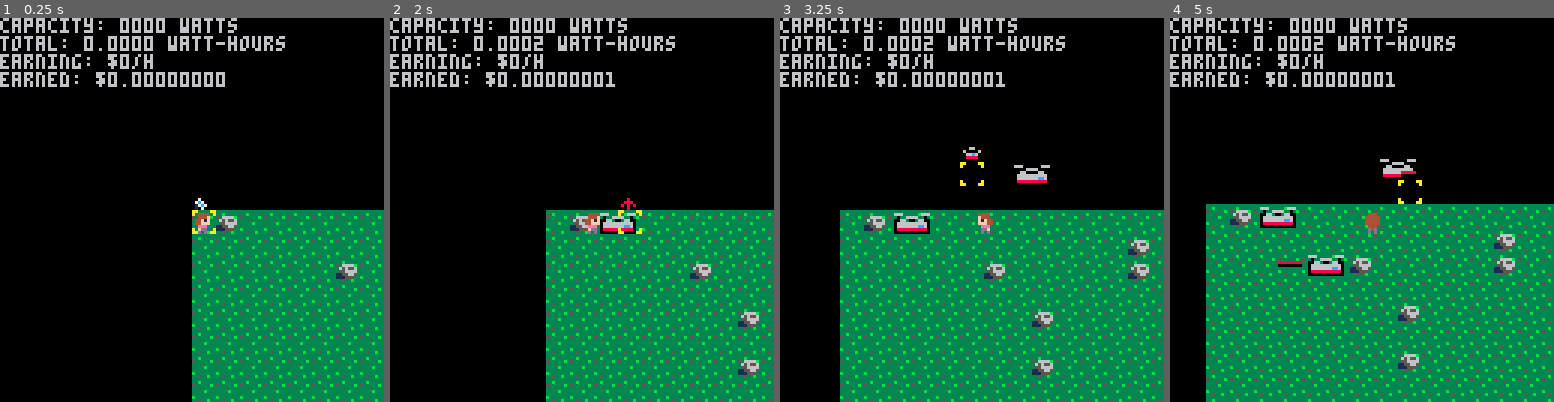
Above: before the commit, frames 1-4 (left to right).
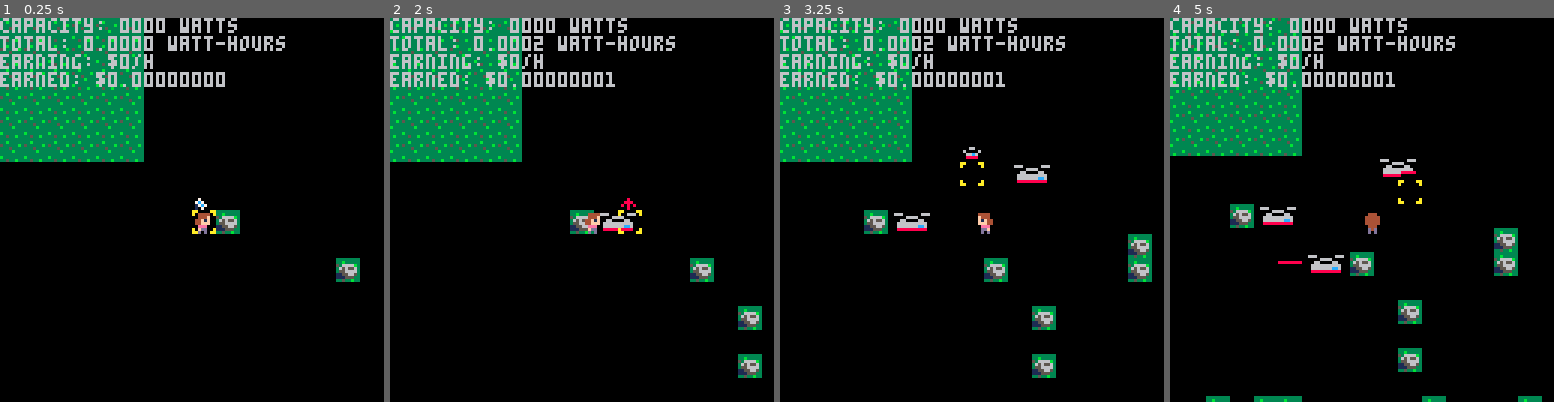
Above: after the commit, the same moments.

Repository: sargon2/pico8
Game: PICO-8 cartridge mine/solar_sally/solar_sally.p8
Same seed, same stepped clock (60 frames per second), same inputs: the game is played once before the commit and once after it.
Inputs:
- Up to frame 1 (0.25 s): no input
- Up to frame 2 (2 s): tap X (X key) at 0.33, 1.07, 1.85 s; tap O (Z key) at 0.7, 1.7 s; hold Right from 1.6 s (still down)
- Up to frame 3 (3.25 s): release Right at 2.1 s; tap O (Z key) at 2.1, 2.5, 2.9 s; hold Up 2.15-2.42 s; hold Right 2.47-3.03 s; tap X (X key) at 2.97 s; hold Left from 3.08 s (still down)
- Up to frame 4 (5 s): tap O (Z key) every 0.4 s from 3.3 to 4.9 s; release Left at 3.58 s; hold Down 3.63-3.97 s; hold Right 4.02-4.68 s; tap X (X key) at 4.08 s; hold Up from 4.73 s (still down)

The runs differ from the first frame. In frame 1, 36% of the frame differs, in the area x 0-100%, y 0-100%; in frame 2, 38%; in frame 3, 50%; in frame 4, 53%.

Commit message:
Start adding circuit logic, and make the grass infinite

Diff:
--- a/mine/solar_sally/solar_sally.p8
+++ b/mine/solar_sally/solar_sally.p8
@@ -4,6 +4,7 @@
 #include ../floating_point.lua
 #include ../lua_extensions.lua
 #include ../vector_utils.lua
+#include types/BooleanGrid.lua
 #include indexes/Sprites.lua
 #include indexes/ZValues.lua
 #include components/Entities.lua
@@ -14,6 +15,7 @@
 #include systems/Drawable.lua
 #include systems/Map.lua
 #include systems/PanelCalculator.lua
+#include systems/Circuits.lua
 #include entities/Character.lua
 #include entities/Panels.lua
 #include entities/Rocks.lua
@@ -53,76 +55,13 @@
 
 
 
-…(37 lines of a section not shown)…
 __gff__
 0000000000000000000000000000000000000101010000000000000000000000000000000100000000000000000000000001010101000000000000000000000000000000000000000000000000000000000000000000000000000000000000000000000000000000000000000000000000000000000000000000000000000000
 0000000000000000000000000000000000000000000000000000000000000000000000000000000000000000000000000000000000000000000000000000000000000000000000000000000000000000000000000000000000000000000000000000000000000000000000000000000000000000000000000000000000000000
 __map__
-1010101010101010101010101010101010101010101010101010101010101010101010101010101000000000000000000000000000000000000000000000000000000000000000000000000000000000000000000000000000000000000000000000000000000000000000000000000000000000000000000000000000000000
-1010101010101010101010101010101010101010101010101010101010101010101010101010101000000000000000000000000000000000000000000000000000000000000000000000000000000000000000000000000000000000000000000000000000000000000000000000000000000000000000000000000000000000
-1010101010101010101010101010101010101010101010101010101010101010101010101010101000000000000000000000000000000000000000000000000000000000000000000000000000000000000000000000000000000000000000000000000000000000000000000000000000000000000000000000000000000000
-1010101010101010101010101010101010101010101010101010101010101010101010101010101000000000000000000000000000000000000000000000000000000000000000000000000000000000000000000000000000000000000000000000000000000000000000000000000000000000000000000000000000000000
-1010101010101010101010101010101010101010101010101010101010101010101010101010101000000000000000000000000000000000000000000000000000000000000000000000000000000000000000000000000000000000000000000000000000000000000000000000000000000000000000000000000000000000
-1010101010101010101010101010101010101010101010101010101010101010101010101010101000000000000000000000000000000000000000000000000000000000000000000000000000000000000000000000000000000000000000000000000000000000000000000000000000000000000000000000000000000000
-1010101010101010101010101010101010101010101010101010101010101010101010101010101000000000000000000000000000000000000000000000000000000000000000000000000000000000000000000000000000000000000000000000000000000000000000000000000000000000000000000000000000000000
-1010101010101010101010101010101010101010101010101010101010101010101010101010101000000000000000000000000000000000000000000000000000000000000000000000000000000000000000000000000000000000000000000000000000000000000000000000000000000000000000000000000000000000
-1010101010101010101010101010101010101010101010101010101010101010101010101010101000000000000000000000000000000000000000000000000000000000000000000000000000000000000000000000000000000000000000000000000000000000000000000000000000000000000000000000000000000000
-1010101010101010101010101010101010101010101010101010101010101010101010101010101000000000000000000000000000000000000000000000000000000000000000000000000000000000000000000000000000000000000000000000000000000000000000000000000000000000000000000000000000000000
-1010101010101010101010101010101010101010101010101010101010101010101010101010101000000000000000000000000000000000000000000000000000000000000000000000000000000000000000000000000000000000000000000000000000000000000000000000000000000000000000000000000000000000
-1010101010101010101010101010101010101010101010101010101010101010101010101010101000000000000000000000000000000000000000000000000000000000000000000000000000000000000000000000000000000000000000000000000000000000000000000000000000000000000000000000000000000000
-1010101010101010101010101010101010101010101010101010101010101010101010101010101000000000000000000000000000000000000000000000000000000000000000000000000000000000000000000000000000000000000000000000000000000000000000000000000000000000000000000000000000000000
-1010101010101010101010101010101010101010101010101010101010101010101010101010101000000000000000000000000000000000000000000000000000000000000000000000000000000000000000000000000000000000000000000000000000000000000000000000000000000000000000000000000000000000
-1010101010101010101010101010101010101010101010101010101010101010101010101010101000000000000000000000000000000000000000000000000000000000000000000000000000000000000000000000000000000000000000000000000000000000000000000000000000000000000000000000000000000000
-1010101010101010101010101010101010101010101010101010101010101010101010101010101000000000000000000000000000000000000000000000000000000000000000000000000000000000000000000000000000000000000000000000000000000000000000000000000000000000000000000000000000000000
-1010101010101010101010101010101010101010101010101010101010101010101010101010101000000000000000000000000000000000000000000000000000000000000000000000000000000000000000000000000000000000000000000000000000000000000000000000000000000000000000000000000000000000
-1010101010101010101010101010101010101010101010101010101010101010101010101010101000000000000000000000000000000000000000000000000000000000000000000000000000000000000000000000000000000000000000000000000000000000000000000000000000000000000000000000000000000000
-1010101010101010101010101010101010101010101010101010101010101010101010101010101000000000000000000000000000000000000000000000000000000000000000000000000000000000000000000000000000000000000000000000000000000000000000000000000000000000000000000000000000000000
-1010101010101010101010101010101010101010101010101010101010101010101010101010101000000000000000000000000000000000000000000000000000000000000000000000000000000000000000000000000000000000000000000000000000000000000000000000000000000000000000000000000000000000
-1010101010101010101010101010101010101010101010101010101010101010101010101010101000000000000000000000000000000000000000000000000000000000000000000000000000000000000000000000000000000000000000000000000000000000000000000000000000000000000000000000000000000000
-1010101010101010101010101010101010101010101010101010101010101010101010101010101000000000000000000000000000000000000000000000000000000000000000000000000000000000000000000000000000000000000000000000000000000000000000000000000000000000000000000000000000000000
-1010101010101010101010101010101010101010101010101010101010101010101010101010101000000000000000000000000000000000000000000000000000000000000000000000000000000000000000000000000000000000000000000000000000000000000000000000000000000000000000000000000000000000
-1010101010101010101010101010101010101010101010101010101010101010101010101010101000000000000000000000000000000000000000000000000000000000000000000000000000000000000000000000000000000000000000000000000000000000000000000000000000000000000000000000000000000000
-1010101010101010101010101010101010101010101010101010101010101010101010101010101000000000000000000000000000000000000000000000000000000000000000000000000000000000000000000000000000000000000000000000000000000000000000000000000000000000000000000000000000000000
-1010101010101010101010101010101010101010101010101010101010101010101010101010101000000000000000000000000000000000000000000000000000000000000000000000000000000000000000000000000000000000000000000000000000000000000000000000000000000000000000000000000000000000
-1010101010101010101010101010101010101010101010101010101010101010101010101010101000000000000000000000000000000000000000000000000000000000000000000000000000000000000000000000000000000000000000000000000000000000000000000000000000000000000000000000000000000000
-1010101010101010101010101010101010101010101010101010101010101010101010101010101000000000000000000000000000000000000000000000000000000000000000000000000000000000000000000000000000000000000000000000000000000000000000000000000000000000000000000000000000000000
-1010101010101010101010101010101010101010101010101010101010101010101010101010101000000000000000000000000000000000000000000000000000000000000000000000000000000000000000000000000000000000000000000000000000000000000000000000000000000000000000000000000000000000
-1010101010101010101010101010101010101010101010101010101010101010101010101010101000000000000000000000000000000000000000000000000000000000000000000000000000000000000000000000000000000000000000000000000000000000000000000000000000000000000000000000000000000000
-1010101010101010101010101010101010101010101010101010101010101010101010101010101000000000000000000000000000000000000000000000000000000000000000000000000000000000000000000000000000000000000000000000000000000000000000000000000000000000000000000000000000000000
-1010101010101010101010101010101010101010101010101010101010101010101010101010101000000000000000000000000000000000000000000000000000000000000000000000000000000000000000000000000000000000000000000000000000000000000000000000000000000000000000000000000000000000
+1010101010100000000000000000000000000000000000000000000000000000000000000000000000000000000000000000000000000000000000000000000000000000000000000000000000000000000000000000000000000000000000000000000000000000000000000000000000000000000000000000000000000000
+1010101010100000000000000000000000000000000000000000000000000000000000000000000000000000000000000000000000000000000000000000000000000000000000000000000000000000000000000000000000000000000000000000000000000000000000000000000000000000000000000000000000000000
+1010101010100000000000000000000000000000000000000000000000000000000000000000000000000000000000000000000000000000000000000000000000000000000000000000000000000000000000000000000000000000000000000000000000000000000000000000000000000000000000000000000000000000
+1010101010100000000000000000000000000000000000000000000000000000000000000000000000000000000000000000000000000000000000000000000000000000000000000000000000000000000000000000000000000000000000000000000000000000000000000000000000000000000000000000000000000000
+1010101010100000000000000000000000000000000000000000000000000000000000000000000000000000000000000000000000000000000000000000000000000000000000000000000000000000000000000000000000000000000000000000000000000000000000000000000000000000000000000000000000000000
+1010101010100000000000000000000000000000000000000000000000000000000000000000000000000000000000000000000000000000000000000000000000000000000000000000000000000000000000000000000000000000000000000000000000000000000000000000000000000000000000000000000000000000
--- /dev/null
+++ b/mine/solar_sally/systems/Circuits.lua
@@ -0,0 +1,20 @@
+Circuits = {}
+
+function init()
+    Circuits.is_powered_by_loc = BooleanGrid.new()
+end
+
+function Circuits.recalculate()
+    -- Panels provide power so really anything hooked up to a panel & wire should be powered, but
+    -- for the purposes of determining if a panel is "powered" (that is, generating to the grid)
+    -- it needs to be on a circuit that contains at least one transformer which is plugged into the central grid.
+    -- That means we need phases:
+    -- 1. determine circuit components and what's on them; transformers count as continuous wire
+    -- 2. a panel is powered if it's on a circuit with:
+    -- - enough transformers
+    -- - the grid
+end
+
+function Circuits.is_powered(x, y)
+    return Circuits.is_powered_by_loc[x][y]
+end
--- a/mine/solar_sally/systems/Map.lua
+++ b/mine/solar_sally/systems/Map.lua
@@ -5,5 +5,7 @@
 end
 
 function Map.drawMap()
-    map(0,0,64-(Character.x*8),64-(Character.y*8))
+    -- The pico8 map only contains grass, and only in the top left 17x17 square.
+    -- We only need to draw the map around the player's current position, nowhere else.
+    map(0,0,(flr(Character.x) - Character.x)*8,(flr(Character.y) - Character.y)*8, 17, 17)
 end
--- /dev/null
+++ b/mine/solar_sally/types/BooleanGrid.lua
@@ -0,0 +1,24 @@
+
+BooleanGrid = {}
+
+function BooleanGrid:new()
+    local o = {}
+    setmetatable(o, self)
+    self.__index = self
+
+    o.values = table_with_default_table_inserted()
+
+    return o
+end
+
+function BooleanGrid:set(x, y)
+    self.values[x][y] = true
+end
+
+function BooleanGrid:unset(x, y)
+    del(self.values[x][y])
+end
+
+function BooleanGrid:is_set(x, y)
+    return self.values[x][y]
+end
Not shown, changed: 37 lines of the sprite sheet (__gfx__) section of mine/solar_sally/solar_sally.p8
